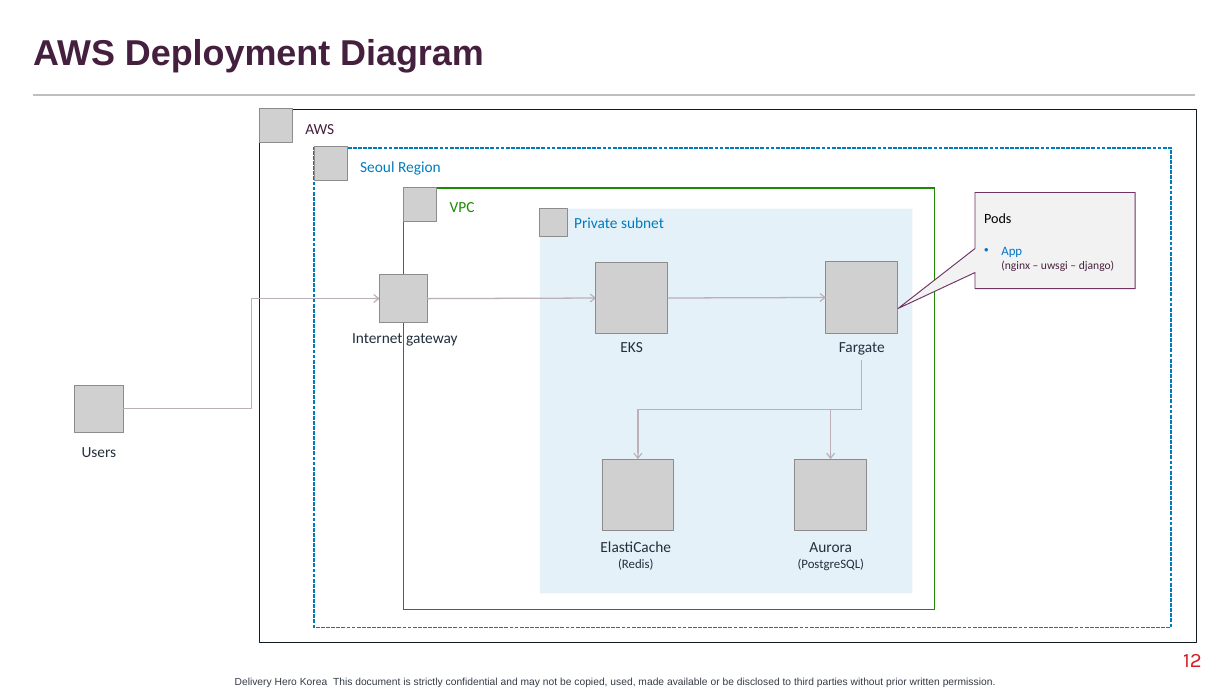
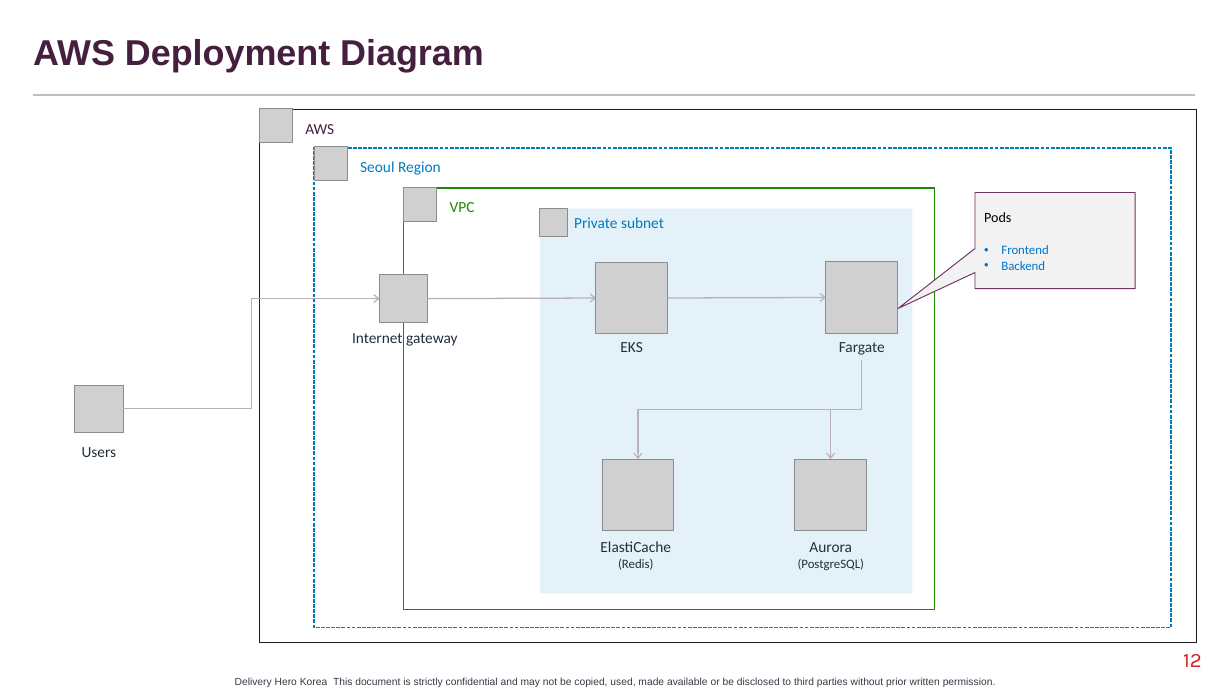
Before and after one commit to ramsteinj/k8s-django-demo, a slide deck: slide 12 of doc/An Introduction to Kubernetes.pptx. Drawn at 1232x693 pixels with LibreOffice and Linux fonts; fonts in the diff are those of the drawing; grey boxes stand for pictures; background and template pictures are left out. Boxes give left, top, right and bottom in pixels: in the first picture for what was removed or moved away, otherwise in the second. Text is boxed around its words. In the diff, an @@ line names an element or a change of style, - is before the commit and + after.

```diff
--- a/doc/An Introduction to Kubernetes.pptx
+++ b/doc/An Introduction to Kubernetes.pptx
@@ text in speech box at (x1=1001, y1=245, x2=1048, y2=270): text changed; size 9 to 10 pt; text colour #45203E to #0074C8 @@
-• App
-  (nginx – uwsgi – django)
+• Frontend
+• Backend
```
Also in this commit, not shown: 1 other file.
